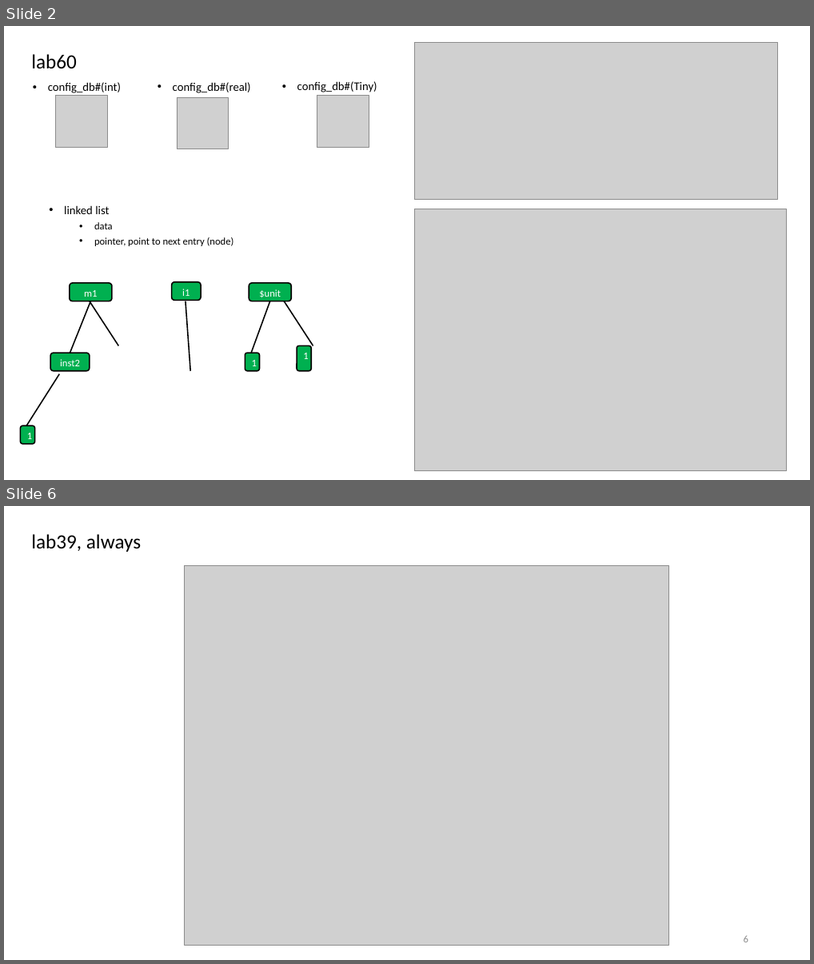
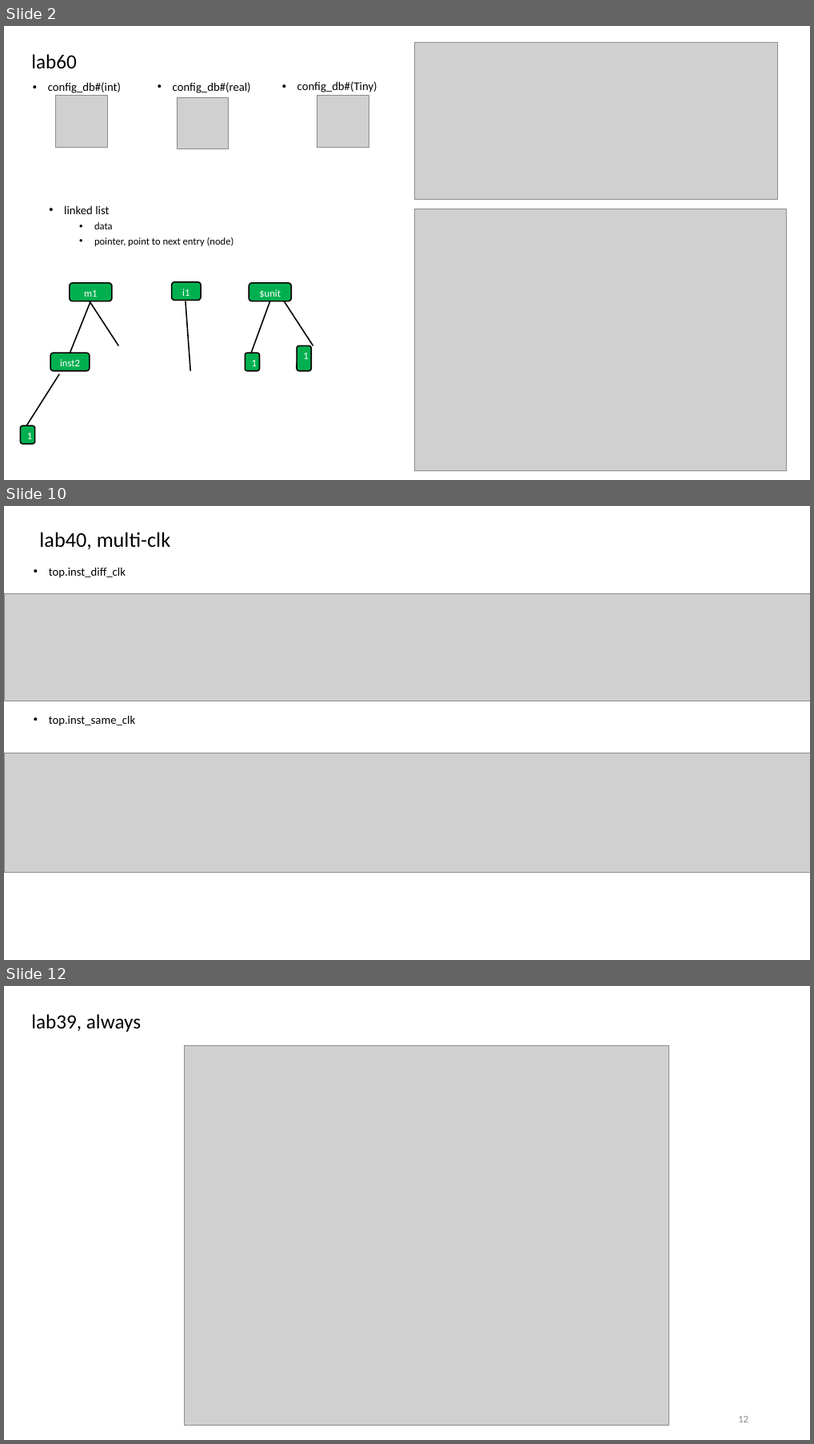
Before and after one commit to r06942072/study_sv, a slide deck: note.pptx. Shown one above the other, each under a label of ours: slides 2 and 6 before the commit, slides 2, 10 and 12 after it; the slides between them are not shown. The pictures are 814x964 and 814x1444 pixels, drawn with LibreOffice and Linux fonts; fonts in the diff are those of the drawing; grey boxes stand for pictures. Boxes give left, top, right and bottom in pixels: in the first picture for what was removed or moved away, otherwise in the second. Text is boxed around its words. In the diff, an @@ line names an element or a change of style, - is before the commit and + after.

```diff
--- a/note.pptx
+++ b/note.pptx
@@ slide 10 added at (4, 506, 810, 960), background #FFFFFF @@
@@ title added at (39, 532, 170, 549), 25 pt, text #000000 @@
+lab40, multi-clk
@@ text added at (49, 567, 126, 578), 14 pt, text #000000 @@
+• top.inst_diff_clk
@@ picture added at (4, 594, 810, 700) @@
@@ text added at (49, 715, 135, 726), 14 pt, text #000000 @@
+• top.inst_same_clk
@@ picture added at (4, 753, 810, 872) @@
@@ what was slide 6 is now slide 12 @@
@@ page number at (738, 1416, 749, 1422): text changed @@
-6
+12
```
Also in this commit, not shown: 1 slide changed, 7 other slides added, 2 slides removed, 5 other files.
